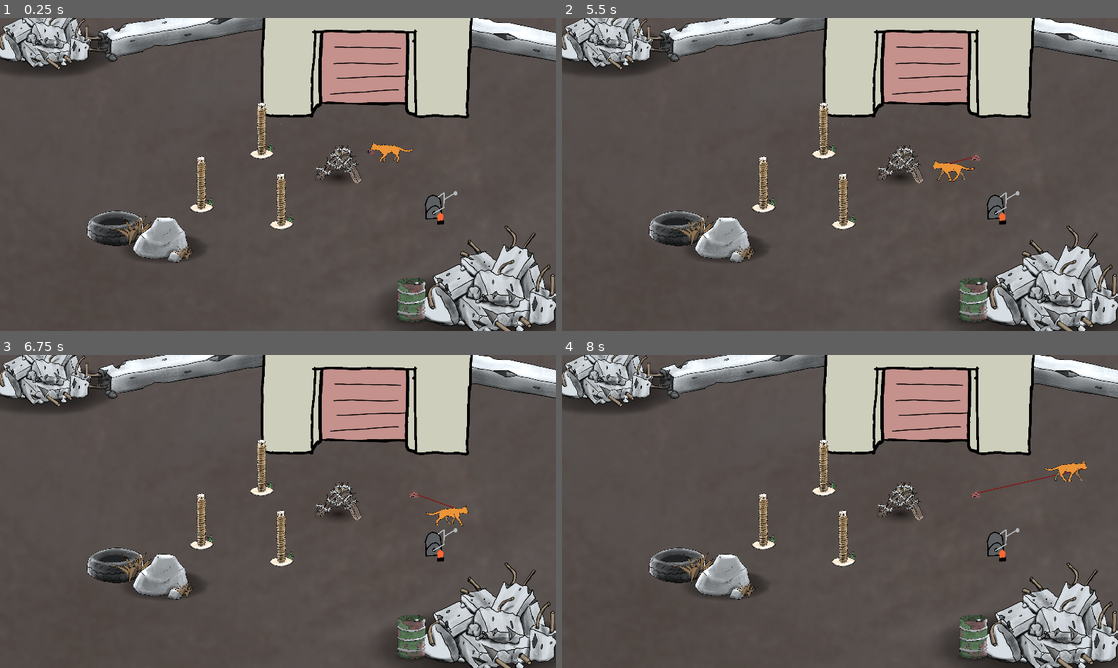
Above: before the commit, frames 1-4 (two rows, left to right).
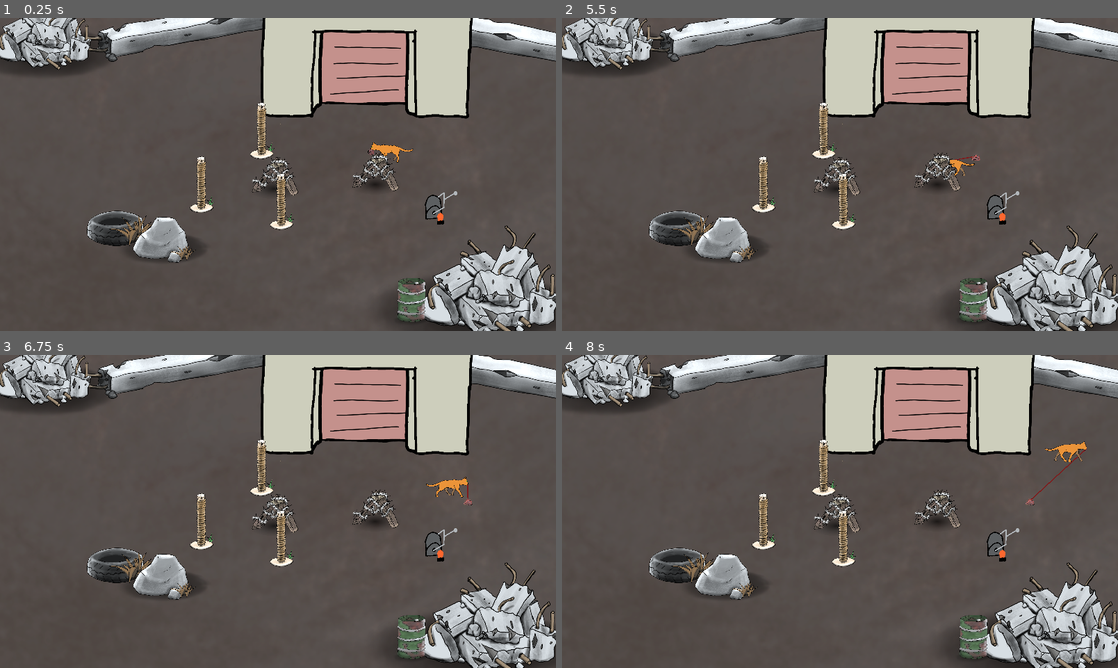
Above: after the commit, the same moments.

Repository: Flodurs/Godotwildjam63
Game: Godot game, scene res://szenen/Levels/level_1.tscn
The game is run twice, just before and just after one commit, with the same random seed, the same clock (stepped at 60 frames per second) and the same inputs.
Inputs:
- Up to frame 1 (0.25 s): no input
- Up to frame 2 (5.5 s): tap Enter at 0.5 s; hold D (mRight) 0.53-1.28 s; tap E (Interaktion) every 0.75 s from 0.6 to 5.1 s; hold S (mDown) 1.28-2.03 s; hold D (mRight) 2.03-2.78 s; hold W (mUp) 2.78-3.53 s; hold A (mLeft) 3.53-5.03 s; hold S (mDown) from 5.03 s (still down)
- Up to frame 3 (6.75 s): release S (mDown) at 5.78 s; hold D (mRight) 5.78-6.53 s; tap E (Interaktion) at 5.85, 6.6 s; hold W (mUp) from 6.53 s (still down)
- Up to frame 4 (8 s): release W (mUp) at 7.28 s; hold D (mRight) from 7.28 s (still down); tap E (Interaktion) at 7.35 s

The runs differ from the first frame. In frame 1, 1.3% of the frame differs, in the area x 45-72%, y 40-57%; in frame 2, 1.5%; in frame 3, 1.8%; in frame 4, 1.8%, in the area x 45-95%, y 27-57%.

Commit message:
Level1 ist level

Diff:
--- a/szenen/Levels/level_1.tscn
+++ b/szenen/Levels/level_1.tscn
@@ -114,5 +114,9 @@
 position = Vector2(435, -693)
 
 [node name="Spiked_barricade" parent="." index="12" instance=ExtResource("14_ru02u")]
-position = Vector2(300, 10)
+position = Vector2(482, 47)
 scale = Vector2(0.5, 0.5)
+
+[node name="Spiked_barricade2" parent="." index="13" instance=ExtResource("14_ru02u")]
+position = Vector2(-14, 69)
+scale = Vector2(0.500778, 0.500778)
--- a/szenen/entitys/katze.gd
+++ b/szenen/entitys/katze.gd
@@ -57,14 +57,15 @@
 # Called every frame. 'delta' is the elapsed time since the previous frame.
 func _process(_delta):
 	if Input.is_action_just_pressed("Interaktion"):
+		if get_tree().get_nodes_in_group("Schalter").size() > 0:
+			get_tree().get_nodes_in_group("Schalter")[0].schalter_test($maulPosi.global_position)
 		if(hatWolle):
 			dropWolle()
 			hatWolle = false
 			get_tree().get_nodes_in_group("SeilMain")[0].startWolling()
 		else:
-			if !hebeaufWolle():
-				if get_tree().get_nodes_in_group("Schalter").size() > 0:
-					get_tree().get_nodes_in_group("Schalter")[0].schalter_test($maulPosi.global_position)
+			hebeaufWolle()
+
 
 func dropWolle():
 	var w = get_tree().get_nodes_in_group("Wolle")
Not shown: 1 places in szenen/Levels/level_1.tscn that only renumber resources
